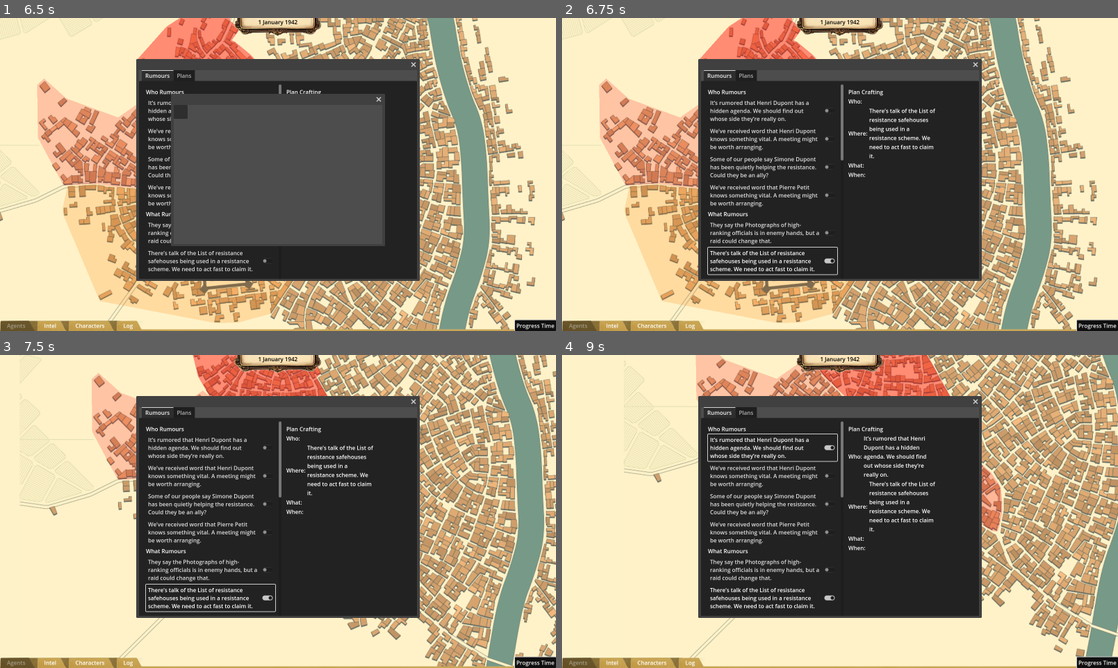
Above: before the commit, frames 1-4 (two rows, left to right).
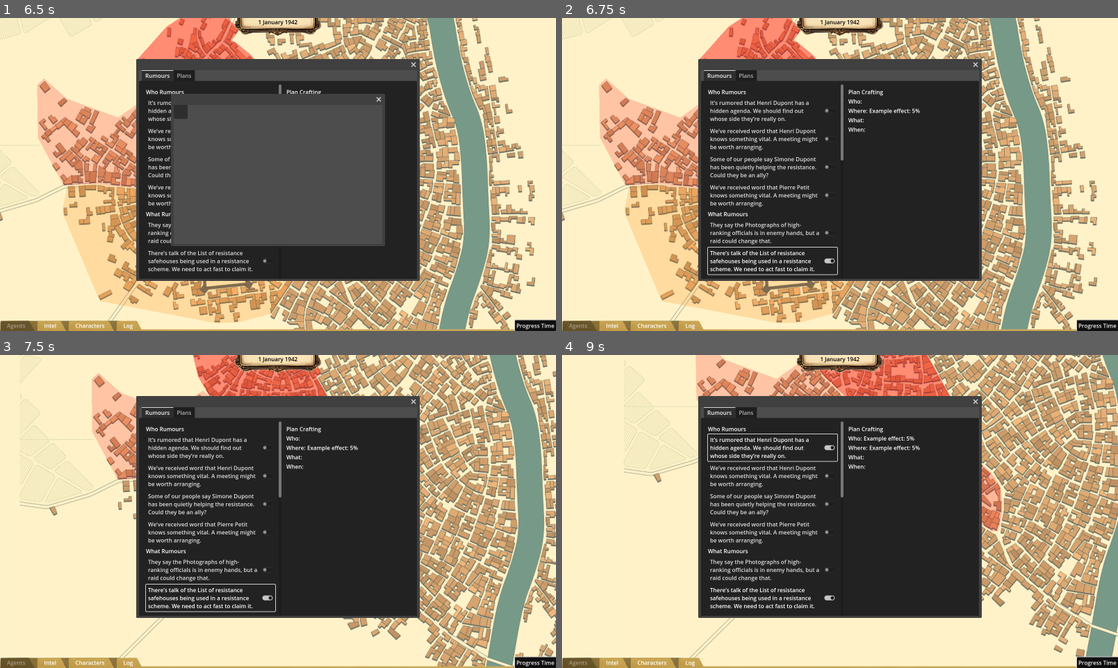
Above: after the commit, the same moments.

Repository: Stormwind-Gaming/stw-gogj-24
Game: Godot game, scene res://scenes/map.tscn
Same seed, same stepped clock (60 frames per second), same inputs: the game is played once before the commit and once after it.
Inputs:
- Up to frame 1 (6.5 s): click "Intel" at 0.5 s; click "Characters" at 1.25 s; click "Log" at 2 s; click "Progress Time" at 2.75 s; click "It’s rumored that Henri Dupon…" at 3.5 s; click "We’ve received word that Henr…" at 4.25 s; click "We’ve received word that Pier…" at 5 s; click "They say the Photographs of h…" at 5.75 s
- Up to frame 2 (6.75 s): click "There’s talk of the List of r…" at 6.5 s
- Up to frame 3 (7.5 s): click "There’s talk of the List of c…" at 7.25 s
- Up to frame 4 (9 s): click "Rumor has it that the Plans f…" at 8 s; click "Fritz Schulz" at 8.75 s

Frame 1 is identical in both runs. In frame 2, 0.6% of the frame differs, in the area x 51-68%, y 28-51%; in frame 3, 0.6%; in frame 4, 1.0%, in the area x 51-68%, y 26-63%.
Error before the commit: Invalid access to property or key 'Registry_Category' on a base object of type 'Node (global_registry.gd)'. (res://scripts/items/item.gd:12)

Commit message:
Intel x Items

Diff:
--- a/scripts/enums.gd
+++ b/scripts/enums.gd
@@ -77,4 +77,5 @@
 	DISTRICT,
 	POI,
 	INTEL,
+	ITEM
 }
--- a/scripts/gui/intel_list.gd
+++ b/scripts/gui/intel_list.gd
@@ -77,7 +77,7 @@
 			check_button.toggled.connect(func(pressed):
 				if pressed:
 					selected_intel[intel_node.type] = intel_node
-					description_label.text = intel_node.description
+					description_label.text = intel_node.effect
 				else:
 					selected_intel[intel_node.type] = null
 				_check_create_plan_visibility()
--- a/scripts/intel/intel.gd
+++ b/scripts/intel/intel.gd
@@ -5,6 +5,7 @@
 var level: Enums.IntelLevel
 var type: Enums.IntelType
 var description: String
+var effect : String = "Example effect: 5%"
 var id: String
 
 #TODO: How do we store related time & thing? Maybe store the turn that its going to relate to as an int?
--- a/scripts/items/item.gd
+++ b/scripts/items/item.gd
@@ -9,6 +9,6 @@
 
 	self.item_name = profile['item_name']
 
-	self.id = GlobalRegistry.register_object(GlobalRegistry.Registry_Category.ITEM, self)
+	self.id = GlobalRegistry.register_object(Enums.Registry_Category.ITEM, self)
 
 	print("Item created: " + self.item_name + " with id: " + self.id)
